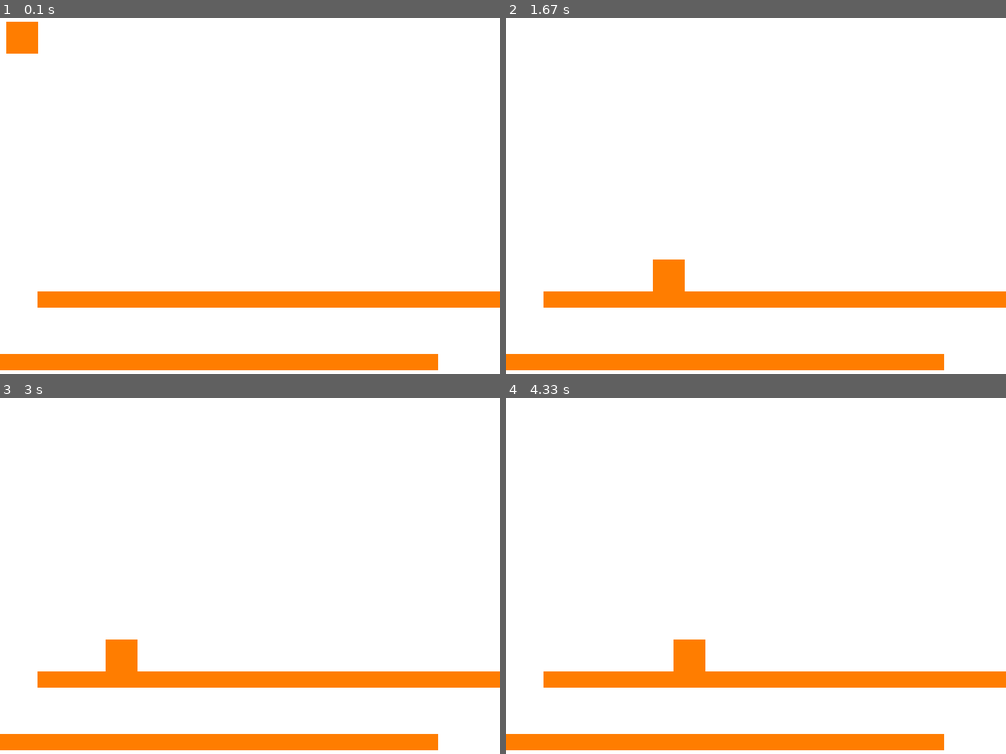
Above: before the commit, frames 1-4 (two rows, left to right).
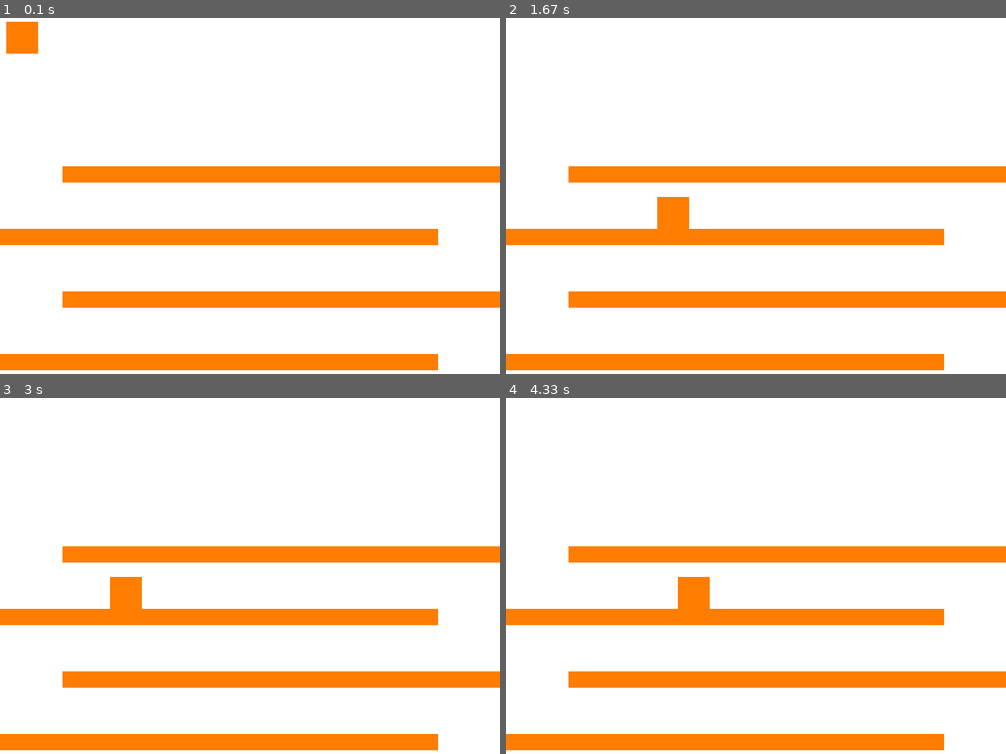
Above: after the commit, the same moments.

Repository: NeoZett-School/Python-Rectangle
Game: pygame game, started from collision_test.py
Two runs of this game, one before a commit and one after it. Both use one fixed random seed, a clock stepped at 60 frames per second and the inputs below.
Inputs:
- Up to frame 1 (0.1 s): no input
- Up to frame 2 (1.67 s): hold D 0.33-0.8 s; hold D 0.83-1.3 s; hold A from 1.33 s (still down)
- Up to frame 3 (3 s): release A at 1.87 s; hold A 1.9-2.3 s; hold D 2.33-2.97 s
- Up to frame 4 (4.33 s): hold A 3-3.47 s; hold D 3.5-3.97 s; hold D from 4 s (still down)

The runs differ from the first frame. In frame 1, 8.2% of the frame differs, in the area x 0-100%, y 41-82%; in frame 2, 9.4%; in frame 3, 9.4%; in frame 4, 9.4%.

Commit message:
Improved the example with more boxes.

Diff:
--- a/collision_test.py
+++ b/collision_test.py
@@ -32,10 +32,22 @@
 grid.add_object(box1)
 box2 = rtngle_phys.Box(
     surface = screen,
-    rect = Rect(60, HEIGHT-145, WIDTH-60, 25),
+    rect = Rect(100, HEIGHT-145, WIDTH-100, 25),
     color = ORANGE,
 )
 grid.add_object(box2)
+box3 = rtngle_phys.Box(
+    surface = screen,
+    rect = Rect(0, HEIGHT-245, WIDTH-100, 25),
+    color = ORANGE,
+)
+grid.add_object(box3)
+box4 = rtngle_phys.Box(
+    surface = screen,
+    rect = Rect(100, HEIGHT-345, WIDTH-100, 25),
+    color = ORANGE,
+)
+grid.add_object(box4)
 
 active = True
 while active:
